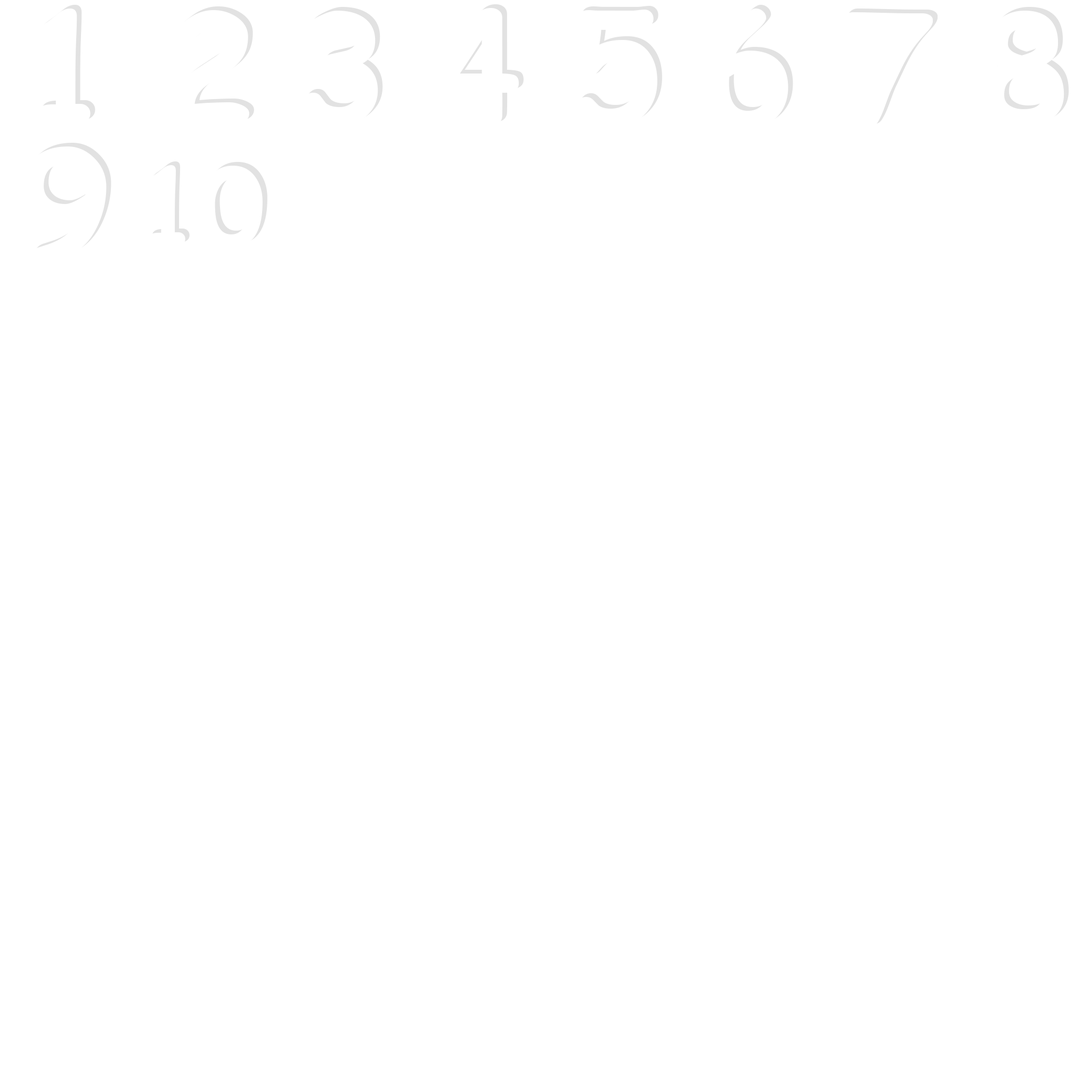
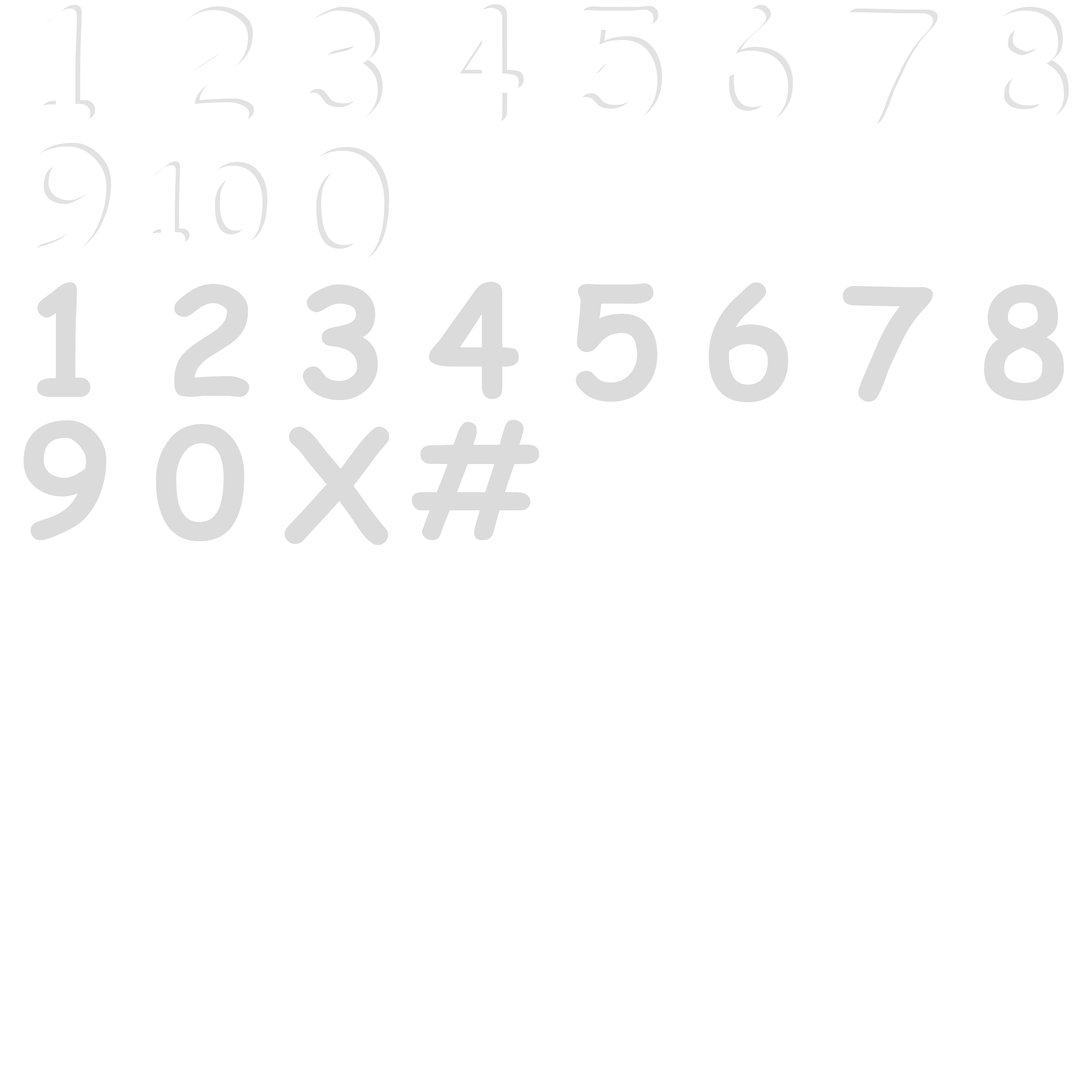
Comparing the layer stacks of the two 1091px x 1091px images. Changes:
added group "9 Out" with 2 layers above "8 Out" over (23, 420, 107, 541)
added layer "9" (1st of 5, in "9 Out") in group "9 Out" over (23, 420, 107, 541)
added group "7 Out" with 2 layers above "6 Out" over (843, 286, 934, 402)
added layer "7" (1st of 5, in "7 Out") in group "7 Out" over (843, 286, 934, 402)
added layer "7" (2nd of 5, in "7 Out") in group "7 Out" over (847, 286, 934, 399)
added group "6 Out" with 2 layers above "5 Out" over (708, 282, 789, 403)
added layer "6" (1st of 5, in "6 Out") in group "6 Out" over (708, 282, 789, 403)
added group "5 Out" with 2 layers above "4 Out" over (575, 283, 658, 402)
added layer "5" (1st of 5, in "5 Out") in group "5 Out" over (575, 283, 658, 402)
added group "4 Out" with 2 layers above "3 Out" over (429, 281, 520, 400)
added layer "4" (1st of 5, in "4 Out") in group "4 Out" over (429, 281, 520, 400)
added layer "4" (2nd of 5, in "4 Out") in group "4 Out" over (433, 281, 520, 396)
added group "O Out" with 2 layers above "O In" over (411, 419, 540, 541)
added layer "#" (1st of 2, in "O Out") in group "O Out" over (411, 419, 540, 541)
added layer "#" (2nd of 2, in "O Out") in group "O Out" over (416, 419, 540, 537)
added group "O In" with 2 layers above "X Out" over (284, 426, 390, 546)
added layer "X" (1st of 4, in "O In") in group "O In" over (284, 426, 390, 546)
added layer "X" (2nd of 4, in "O In") in group "O In" over (289, 426, 390, 542)
added group "X Out" with 2 layers above "0 Out" over (284, 426, 390, 546)
added layer "X" (3rd of 4, in "X Out") in group "X Out" over (284, 426, 390, 546)
added layer "X" (4th of 4, in "X Out") in group "X Out" over (289, 426, 390, 542)
added group "0 Out" with 2 layers above "10" over (155, 424, 245, 542)
added layer "0" (1st of 5, in "0 Out") in group "0 Out" over (155, 424, 245, 542)
added layer "0" (2nd of 5, in "0 Out") in group "0 Out" over (160, 424, 245, 538)
…and 18 more changes (18 added)
